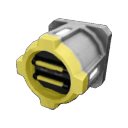
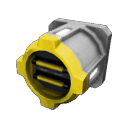
Revision of a layered 128px x 128px image; what changed, layer by layer:
painted on "Vrstva" over box(16, 33, 89, 109)
